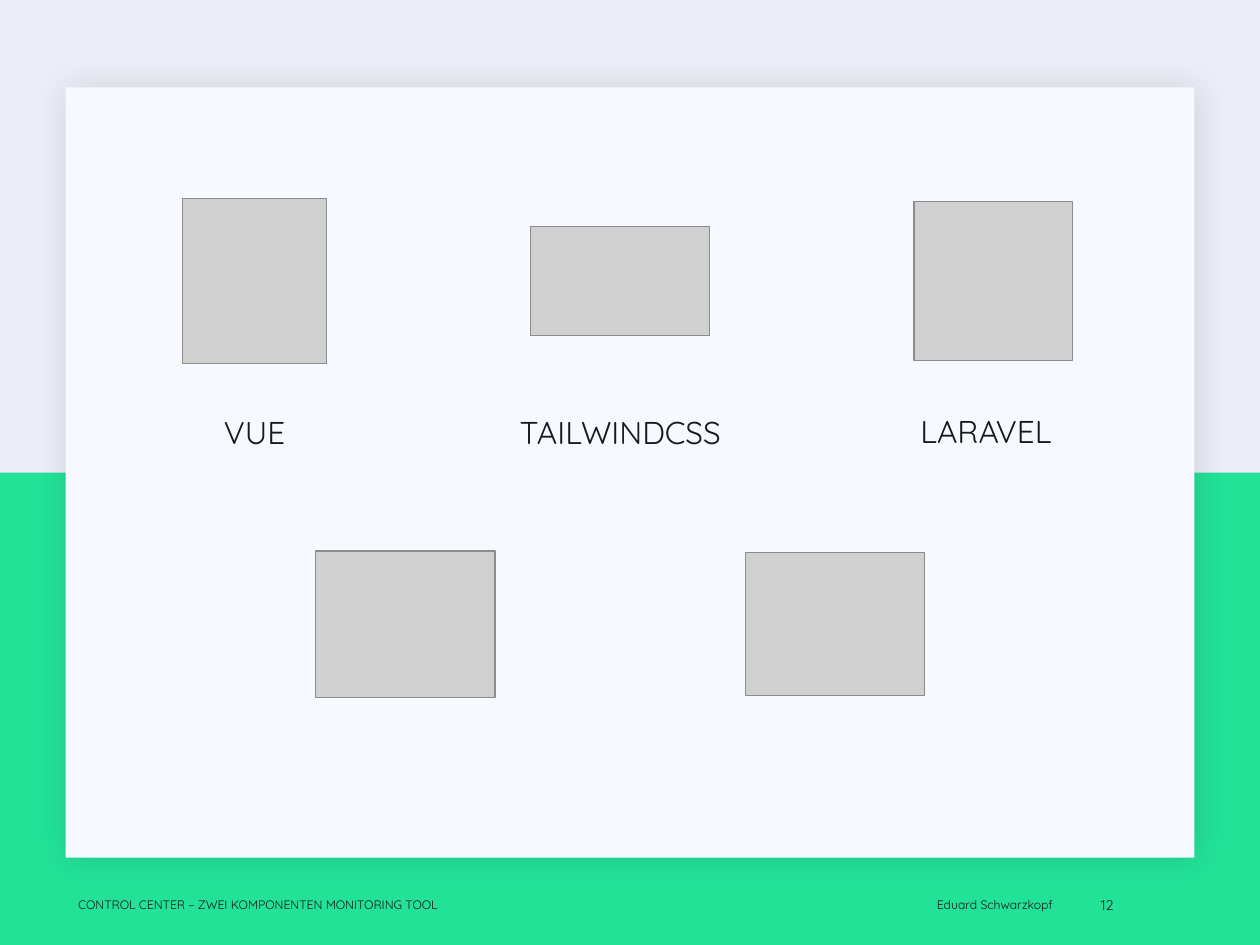
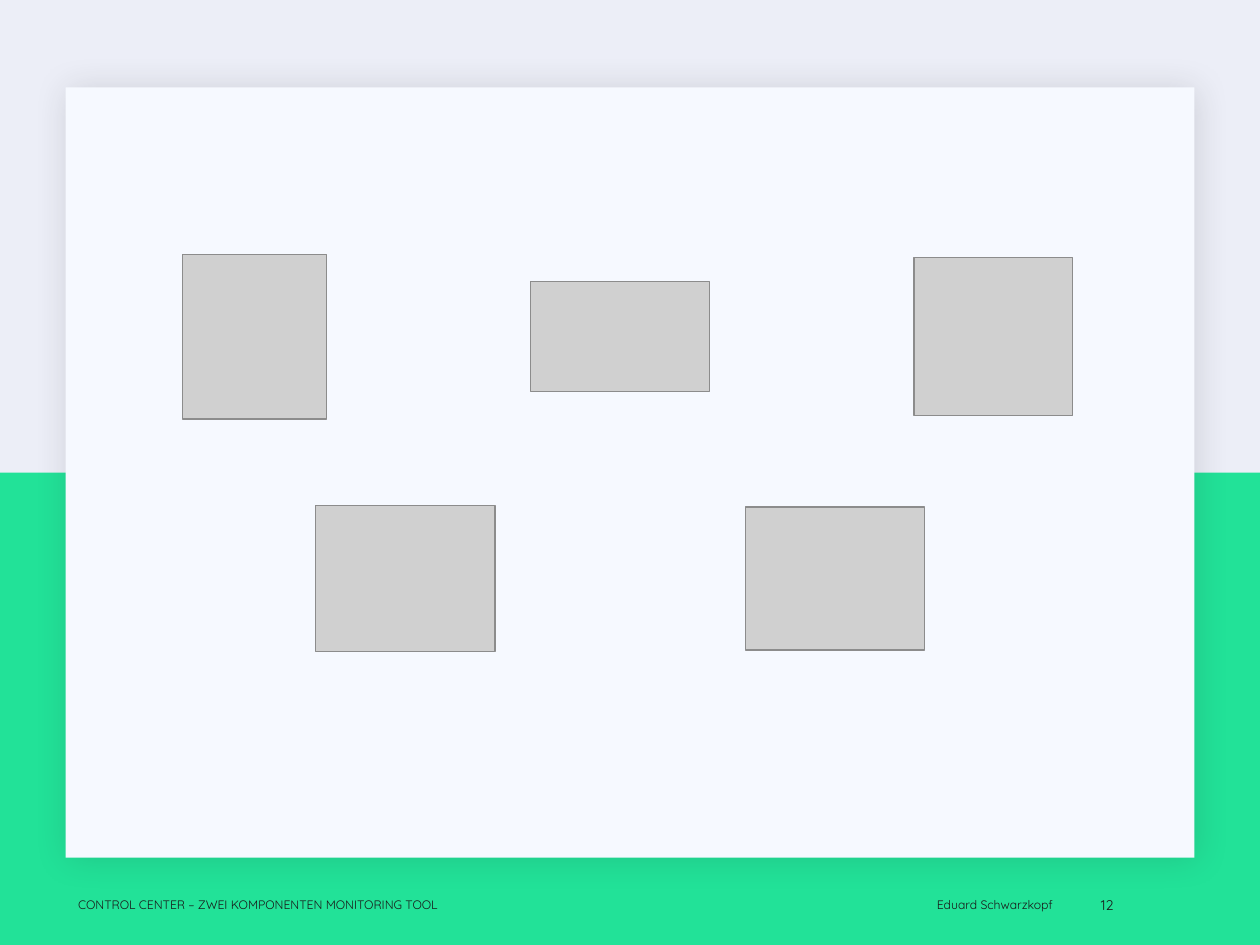
Before and after one commit to EduardSchwarzkopf/Abschlusspr-sentation, a slide deck: slide 12 of Abschluss_präsi.pptx. Drawn at 1260x945 pixels with LibreOffice and Linux fonts; fonts in the diff are those of the drawing; grey boxes stand for pictures; background and template pictures are left out. Boxes give left, top, right and bottom in pixels: in the first picture for what was removed or moved away, otherwise in the second. Text is boxed around its words. In the diff, an @@ line names an element or a change of style, - is before the commit and + after.

```diff
--- a/Abschluss_präsi.pptx
+++ b/Abschluss_präsi.pptx
@@ 3 pictures: place and size @@
-3 pictures at (183, 199, 1072, 364)
+3 pictures at (183, 255, 1072, 420)
@@ text removed at (224, 422, 285, 445) @@
-VUE
@@ text removed at (520, 421, 721, 445) @@
-TAILWINDCSS
@@ text removed at (920, 421, 1051, 443) @@
-LARAVEL
@@ picture: place and size @@
-picture at (316, 551, 495, 697)
+picture at (316, 505, 495, 651)
@@ picture: place and size @@
-picture at (746, 552, 925, 696)
+picture at (746, 507, 925, 650)
```
Also in this commit, not shown: 3 other slides changed.
